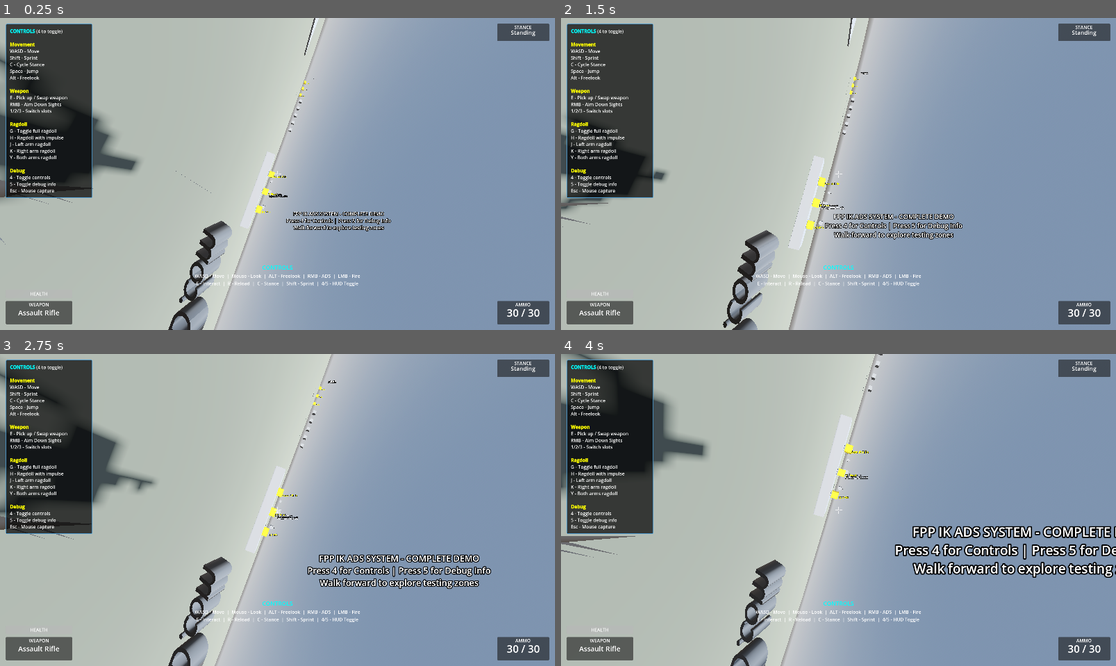
Above: before the commit, frames 1-4 (two rows, left to right).
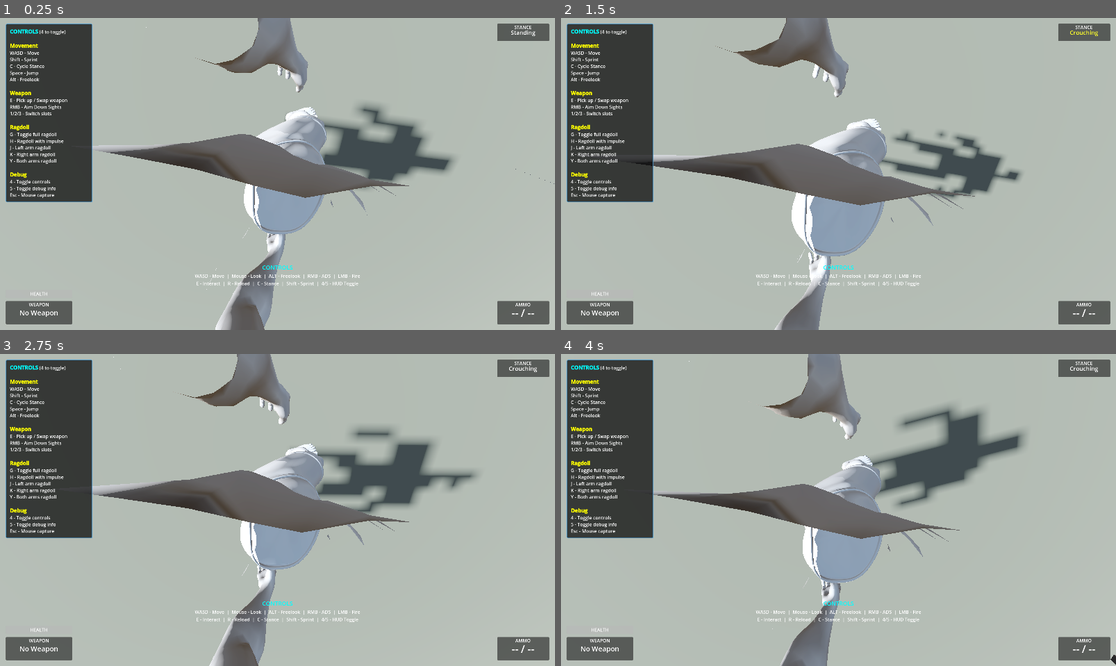
Above: after the commit, the same moments.

Repository: lmf-git/fpp-ik-ads
Game: Godot game, scene res://scenes/enhanced_demo.tscn
The game is run twice, just before and just after one commit, with the same random seed, the same clock (stepped at 60 frames per second) and the same inputs.
Inputs (mouse positions are in pixels of both pictures, inside the frame that each line leads up to):
- Up to frame 1 (0.25 s): no input
- Up to frame 2 (1.5 s): tap Enter at 0.5 s; move the mouse to (866, 174) at 0.52 s; hold Right mouse button (aim_down_sights) 0.53-1.28 s; hold W (move_forward) from 0.53 s (still down); click (866, 174) at 0.67 s; tap Space (jump) at 0.77 s; move the mouse to (810, 174) at 1.27 s; tap C (crouch) at 1.35 s
- Up to frame 3 (2.75 s): keep holding W (move_forward); tap Space (jump) at 1.52 s; move the mouse to (288, 503) at 2.02 s; press the mouse at (288, 503) at 2.03 s
- Up to frame 4 (4 s): keep holding W (move_forward); move the mouse to (832, 516) at 2.77 s; release the mouse at (832, 516) at 2.78 s; tap Alt (freelook) at 2.85 s; click (832, 516) at 2.92 s; tap Space (jump) at 3.02, 3.77 s; move the mouse to (877, 513) at 3.52 s; tap E (interact) at 3.6 s

The runs differ from the first frame. In frame 1, 59% of the frame differs, in the area x 0-100%, y 0-100%; in frame 2, 57%; in frame 3, 59%; in frame 4, 59%.

Commit message:
Fix FPS camera, weapon pickup, debug panel, and HUD text size
Fixed multiple critical gameplay and UI issues:

**FPS Camera Fixed (180° Y-axis rotation):**
- Changed camera transform to: Transform3D(-1, 0, 0, 0, 1, 0, 0, 0, -1, 0, 0.15, 0)
- This is a 180° rotation around Y-axis to match character model orientation
- Camera now faces where character is looking
- Pitch (up/down) follows head bone rotation correctly
- File: scenes/character_skeleton_player_refactored.tscn:52

**Weapon Pickup System Fixed:**
- Root cause: WeaponSwapStateMachine.is_swapping() always returned true
- States were checking current_state.name but Node names weren't set
- Fixed by setting state.name = state_name during registration
- Now weapon pickup works correctly - no more "Cannot pickup during swap"
- File: scripts/state_machines/weapon_swap_state_machine.gd:48

**Debug Panel Fixed:**
- Debug overlay couldn't find player (was searching "player" group)
- Added groups=["player"] to CharacterSkeletonPlayer root node
- Debug panel now populates with player information (F3 to toggle)
- File: scenes/character_skeleton_player_refactored.tscn:25

**HUD Text Size Increased:**
- Added font size overrides to ControlsLabel and DebugLabel
- normal_font_size: 16px (was default ~12px)
- bold_font_size: 18px
- Controls and debug info now much more readable
- File: scenes/controls_hud.tscn:45,75

**Technical Details:**

Camera Transform Breakdown:
- Row 1: [-1, 0, 0] - Right vector points left (180° flip)
- Row 2: [0, 1, 0] - Up vector unchanged
- Row 3: [0, 0, -1] - Forward vector points backward (180° flip)
- Combined: 180° rotation around Y-axis

State Machine Fix:
- WeaponSwapState nodes need .name property to match state identifier
- is_swapping() checks: current_state.name != &"idle"
- Without proper names, check always failed
- Now: idle_state.name = "idle", lowering_state.name = "lowering", etc.

Result: Camera works correctly, weapons can be picked up, debug info
displays, and HUD text is readable.

Diff:
--- a/scenes/character_skeleton_player_refactored.tscn
+++ b/scenes/character_skeleton_player_refactored.tscn
@@ -22,7 +22,7 @@
 radius = 0.3
 height = 1.8
 
-[node name="CharacterSkeletonPlayer" type="CharacterBody3D"]
+[node name="CharacterSkeletonPlayer" type="CharacterBody3D" groups=["player"]]
 physics_material_override = SubResource("PhysicsMaterial_character")
 script = ExtResource("2")
 floor_stop_on_slope = true
@@ -49,7 +49,7 @@
 
 [node name="FPSCamera" type="Camera3D" parent="CharacterModel/RootNode/Skeleton3D/HeadAttachment"]
 unique_name_in_owner = true
-transform = Transform3D(0, 0, 1, 0, 1, 0, -1, 0, 0, 0, 0.15, 0)
+transform = Transform3D(-1, 0, 0, 0, 1, 0, 0, 0, -1, 0, 0.15, 0)
 
 [node name="InteractionRay" type="RayCast3D" parent="CharacterModel/RootNode/Skeleton3D/HeadAttachment/FPSCamera"]
 unique_name_in_owner = true
--- a/scenes/controls_hud.tscn
+++ b/scenes/controls_hud.tscn
@@ -42,6 +42,8 @@
 
 [node name="ControlsLabel" type="RichTextLabel" parent="ControlsPanel/MarginContainer"]
 layout_mode = 2
+theme_override_font_sizes/normal_font_size = 16
+theme_override_font_sizes/bold_font_size = 18
 bbcode_enabled = true
 text = "Controls loading..."
 fit_content = true
@@ -69,6 +71,8 @@
 
 [node name="DebugLabel" type="RichTextLabel" parent="DebugPanel/MarginContainer"]
 layout_mode = 2
+theme_override_font_sizes/normal_font_size = 16
+theme_override_font_sizes/bold_font_size = 18
 bbcode_enabled = true
 text = "Debug info loading..."
 fit_content = true
--- a/scripts/state_machines/weapon_swap_state_machine.gd
+++ b/scripts/state_machines/weapon_swap_state_machine.gd
@@ -45,6 +45,7 @@
 ## Register a state
 func register_state(state_name: StringName, state: WeaponSwapState) -> void:
 	states[state_name] = state
+	state.name = state_name  # Set node name to match state identifier
 	state.state_machine = self
 	state.weapon_controller = weapon_controller
 	state.state_finished.connect(_on_state_finished)
